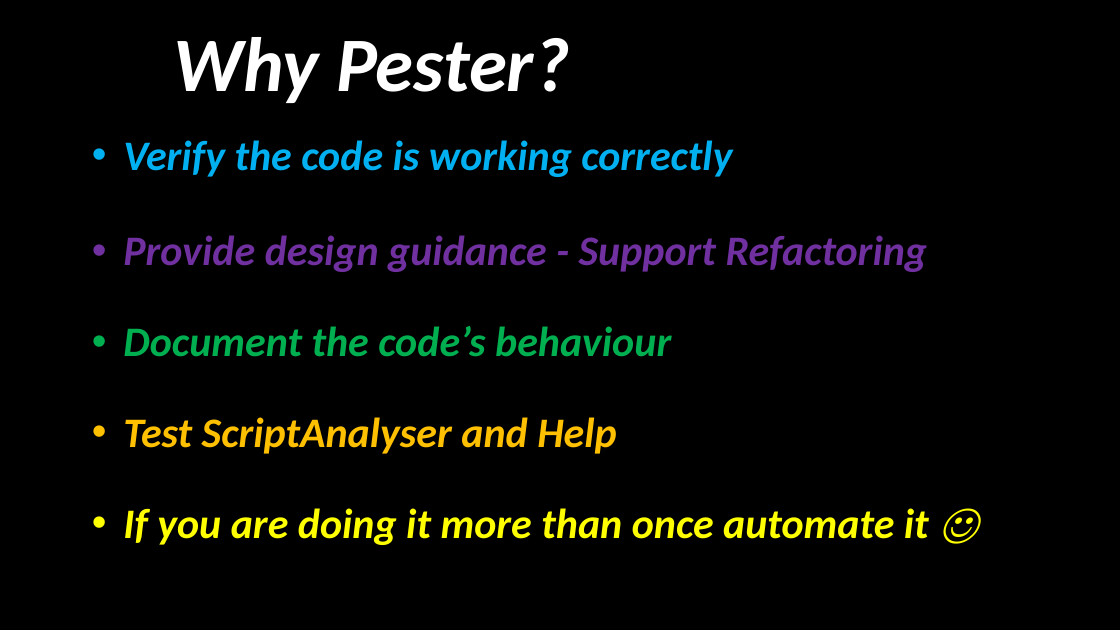
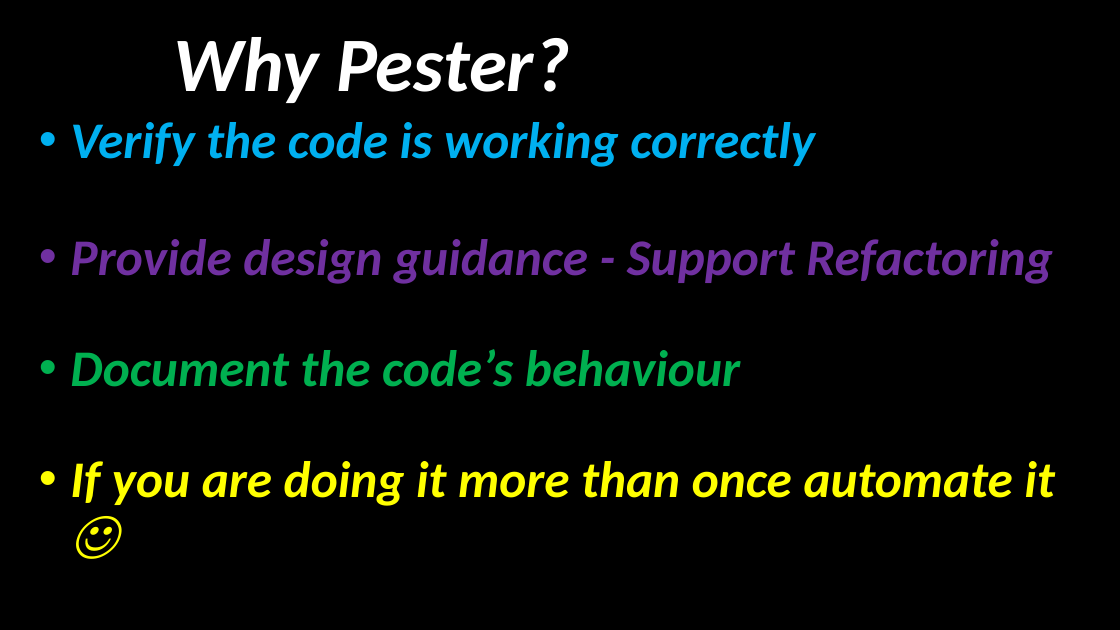
Before and after one commit to SQLDBAWithABeard/Presentations, a slide deck: slide 11 of 2018/PSConfEU2018 - Continuous Delivery To The PowerShell Gallery/Continuous Delivery For Modules To PowerShell Gallery.pptx. Drawn at 1120x630 pixels with LibreOffice and Linux fonts; fonts in the diff are those of the drawing; background and template pictures are left out. Boxes give left, top, right and bottom in pixels: in the first picture for what was removed or moved away, otherwise in the second. Text is boxed around its words. In the diff, an @@ line names an element or a change of style, - is before the commit and + after.

```diff
--- a/2018/PSConfEU2018 - Continuous Delivery To The PowerShell Gallery/Continuous Delivery For Modules To PowerShell Gallery.pptx
+++ b/2018/PSConfEU2018 - Continuous Delivery To The PowerShell Gallery/Continuous Delivery For Modules To PowerShell Gallery.pptx
@@ text "Verify the code is working ...": place and size @@
-text "Verify the code is working ..." at [123, 140, 929, 545]
+text "Verify the code is working ..." at [70, 122, 1054, 506]
@@ text "Verify the code is working ..." at [70, 122, 1054, 506]: size 36 to 44 pt @@
@@ text at [123, 417, 617, 454]: paragraph removed @@
-• Test ScriptAnalyser and Help
```
Also in this commit, not shown: 11 other slides changed, 15 slides added.
